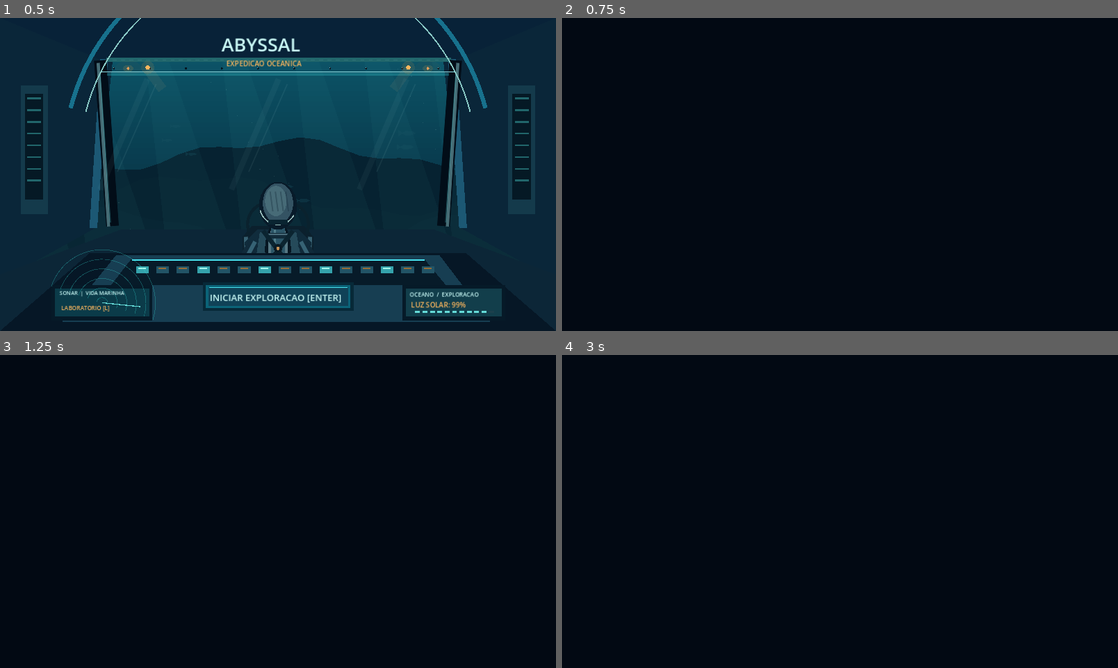
Above: before the commit, frames 1-4 (two rows, left to right).
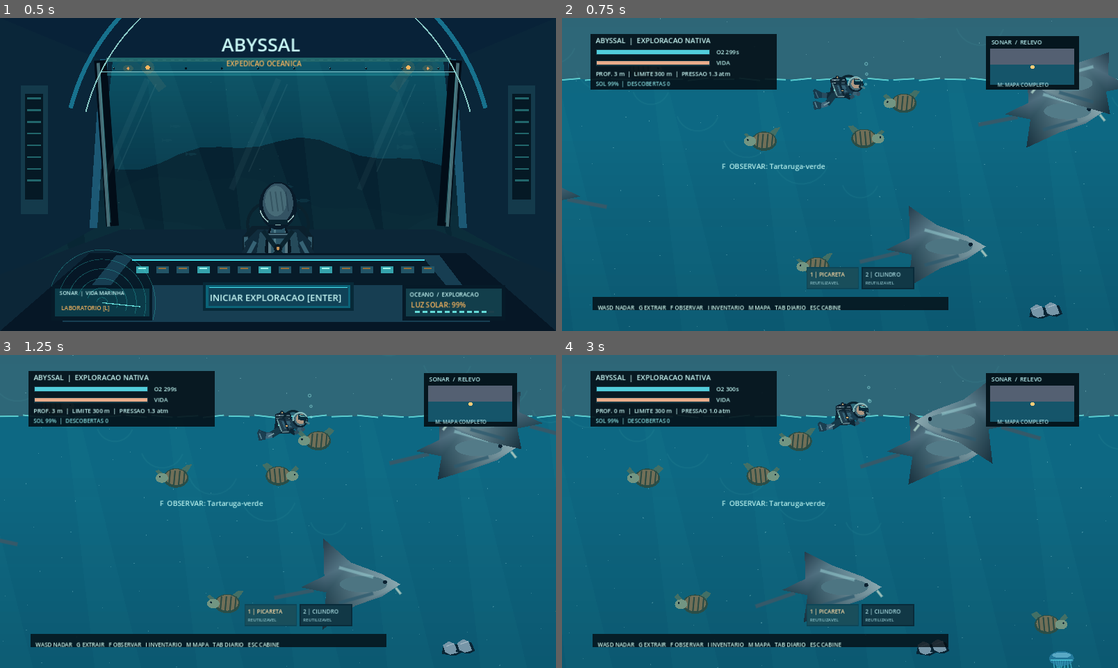
Above: after the commit, the same moments.

Repository: Esaneto/Abyssal
Game: Godot game, scene res://scenes/main.tscn
The game is run twice, just before and just after one commit, with the same random seed, the same clock (stepped at 60 frames per second) and the same inputs.
Inputs (mouse positions are in pixels of both pictures, inside the frame that each line leads up to):
- Up to frame 1 (0.5 s): no input
- Up to frame 2 (0.75 s): tap Enter at 0.5 s; move the mouse to (962, 158) at 0.52 s; hold D (move_right) from 0.53 s (still down); hold G (extract) from 0.53 s (still down); click (962, 158) at 0.67 s
- Up to frame 3 (1.25 s): keep holding D (move_right); keep holding G (extract); tap Space at 0.77 s
- Up to frame 4 (3 s): release D (move_right) at 1.25 s; release G (extract) at 1.25 s; drag from (728, 527) to (812, 574) at 1.27 s; move the mouse to (895, 442) at 2.02 s; hold D (move_right) 2.03-2.75 s; tap 1 at 2.1 s; drag from (812, 574) to (673, 464) at 2.77 s

Frame 1 is identical in both runs. In frame 2, 93% of the frame differs, in the area x 0-100%, y 0-100%; in frame 3, 92%; in frame 4, 93%.
Error before the commit: Parse Error: Cannot infer the type of "edge_x" variable because the value doesn't have a set type. (res://scripts/ocean_expedition.gd:430)

Commit message:
fix(godot): explicitly type natural arch rim coordinate

Diff:
--- a/godot-client/scripts/ocean_expedition.gd
+++ b/godot-client/scripts/ocean_expedition.gd
@@ -427,7 +427,7 @@
 			Art.arch_material(self, outline, _water_light(depth_at_y(arch.y)))
 		# Mineral edges around the genuine opening; no portal-like rectangle.
 		for side in [-1.0, 1.0]:
-			var edge_x := arch.x + side * 155.0
+			var edge_x: float = arch.x + float(side) * 155.0
 			draw_line(Vector2(edge_x, arch.y - 95.0),
 				Vector2(edge_x + side * 4.0, arch.y + 75.0),
 				Color(0.35, 0.61, 0.61, 0.18), 2.0, true)
